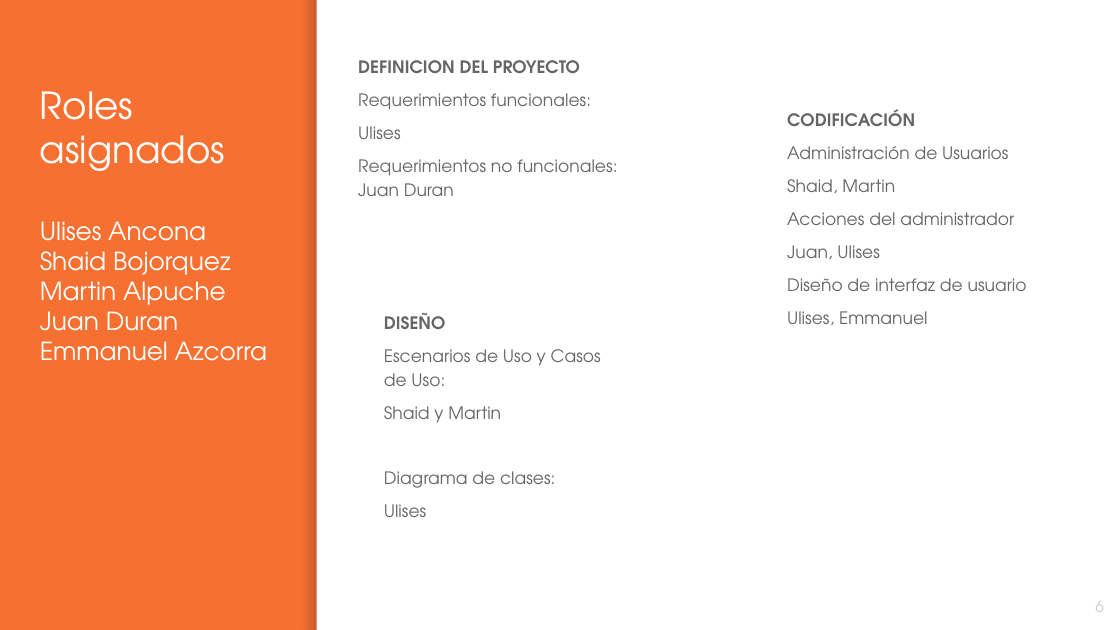
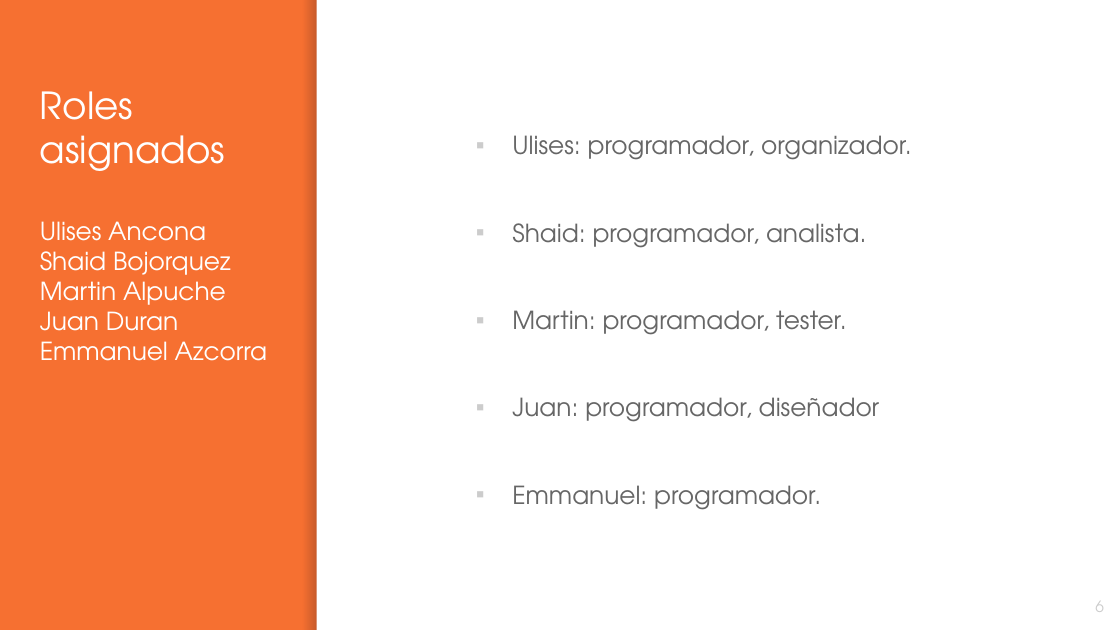
Before and after one commit to uliancona98/TechnoShop, a slide deck: slide 6 of Plan_de_Trabajo/Presentacion.pptx. Drawn at 1120x630 pixels with LibreOffice and Linux fonts; fonts in the diff are those of the drawing. Boxes give left, top, right and bottom in pixels: in the first picture for what was removed or moved away, otherwise in the second. Text is boxed around its words. In the diff, an @@ line names an element or a change of style, - is before the commit and + after.

```diff
--- a/Plan_de_Trabajo/Presentacion.pptx
+++ b/Plan_de_Trabajo/Presentacion.pptx
@@ text removed at (x1=358, y1=60, x2=617, y2=196) @@
-DEFINICION DEL PROYECTO
-Requerimientos funcionales:
-Ulises
-Requerimientos no funcionales: Juan Duran
@@ text removed at (x1=787, y1=109, x2=1027, y2=325) @@
-CODIFICACIÓN
-Administración de Usuarios
-Shaid, Martin
-Acciones del administrador
-Juan, Ulises
-Diseño de interfaz de usuario
-Ulises, Emmanuel
@@ text added at (x1=512, y1=135, x2=912, y2=510), 16 pt, text #666666 @@
+▪ Ulises: programador, organizador.
+▪ Shaid: programador, analista.
+▪ Martin: programador, tester.
+▪ Juan: programador, diseñador
+▪ Emmanuel: programador.
@@ text removed at (x1=384, y1=313, x2=601, y2=517) @@
-DISEÑO
-Escenarios de Uso y Casos de Uso:
-Shaid y Martin
-Diagrama de clases:
-Ulises
```
